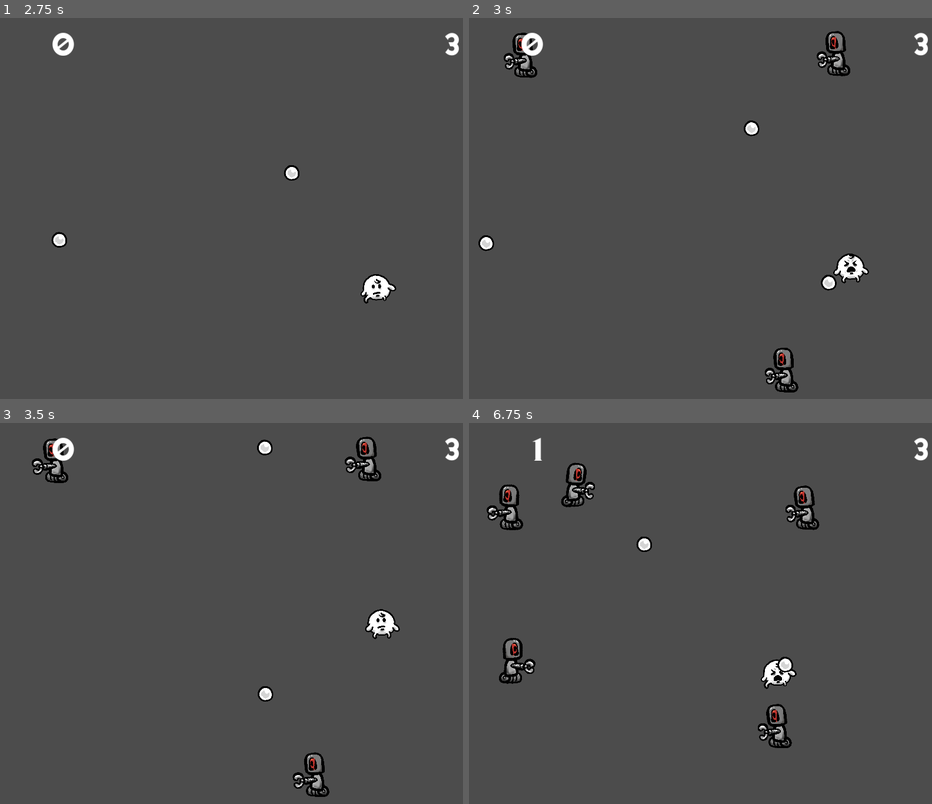
Above: before the commit, frames 1-4 (two rows, left to right).
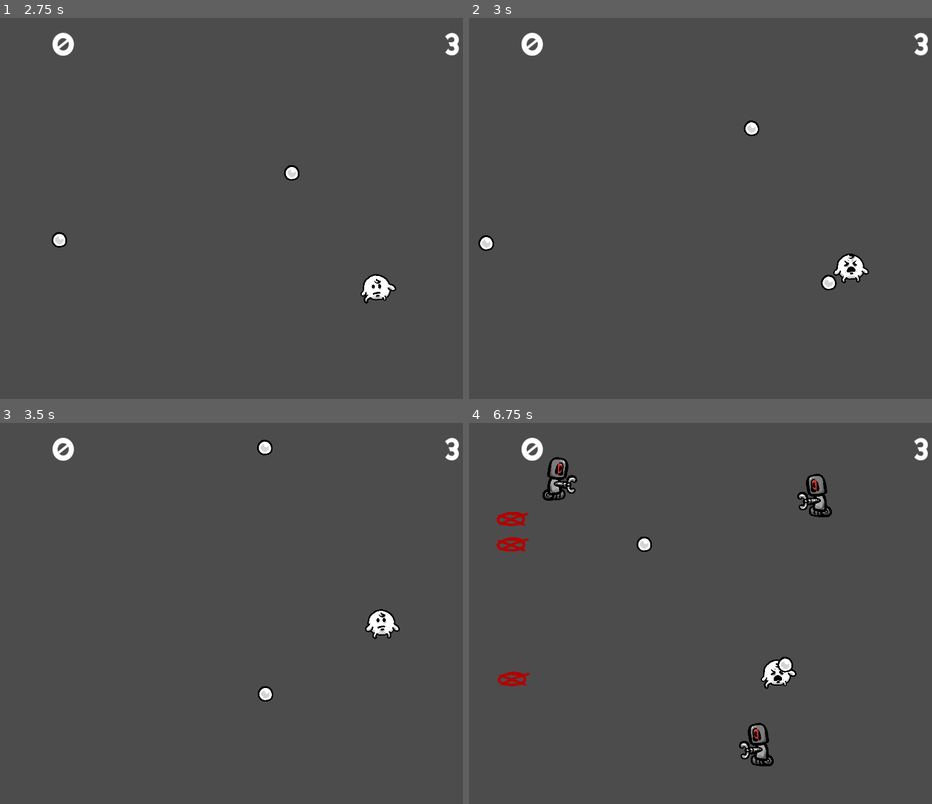
Above: after the commit, the same moments.

Repository: ashtrail/pew_godot
Game: Godot game, scene res://levels/Main.tscn
The game is run twice, just before and just after one commit, with the same random seed, the same clock (stepped at 60 frames per second) and the same inputs.
Inputs (mouse positions are in pixels of both pictures, inside the frame that each line leads up to):
- Up to frame 1 (2.75 s): move the mouse to (337, 193) at 0.52 s; hold Right (ui_right) 0.53-1.28 s; click (337, 193) at 0.6 s; move the mouse to (138, 235) at 1.27 s; hold Down (ui_down) 1.28-2.03 s; click (138, 235) at 1.35 s; move the mouse to (282, 128) at 2.02 s; hold Right (ui_right) from 2.03 s (still down); click (282, 128) at 2.1 s
- Up to frame 2 (3 s): move the mouse to (681, 292) at 2.77 s; release Right (ui_right) at 2.78 s; hold Up (ui_up) from 2.78 s (still down); click (681, 292) at 2.85 s
- Up to frame 3 (3.5 s): keep holding Up (ui_up)
- Up to frame 4 (6.75 s): move the mouse to (844, 678) at 3.52 s; release Up (ui_up) at 3.53 s; hold Left (ui_left) 3.53-5.03 s; click (844, 678) at 3.6 s; tap R (restart) at 4.15 s; move the mouse to (561, 560) at 4.27 s; click (561, 560) at 4.35 s; move the mouse to (728, 617) at 5.02 s; hold Down (ui_down) 5.03-5.78 s; click (728, 617) at 5.1 s; move the mouse to (635, 522) at 5.77 s; hold Right (ui_right) 5.78-6.53 s; click (635, 522) at 5.85 s; move the mouse to (806, 598) at 6.52 s; hold Up (ui_up) from 6.53 s (still down); click (806, 598) at 6.6 s

Frame 1 is identical in both runs. In frame 2, 1.4% of the frame differs, in the area x 7-83%, y 3-99%; in frame 3, 1.5%; in frame 4, 4.1%, in the area x 3-79%, y 3-91%.

Commit message:
Add enemy spawn animation

Diff:
--- a/entities/Enemy.gd
+++ b/entities/Enemy.gd
@@ -10,7 +10,12 @@
 
 func _ready():
 	add_to_group('enemies')
+	$CollisionPolygon2D.disabled = true
+	$AnimationPlayer.play('spawn')
+	yield($AnimationPlayer, 'animation_finished')
+	$CollisionPolygon2D.disabled = false
 	$AnimationPlayer.play('idle')
+	$ResetDirection.start()
 
 func _process(delta):
 	position += direction * SPEED * delta
--- a/entities/Enemy.tscn
+++ b/entities/Enemy.tscn
@@ -8,6 +8,7 @@
 [ext_resource path="res://sprites/enemy/enemy_hand_patella.png" type="Texture" id=6]
 [ext_resource path="res://sprites/enemy/enemy_hand_bottom-plier.png" type="Texture" id=7]
 [ext_resource path="res://sprites/enemy/enemy_hand_top-plier.png" type="Texture" id=8]
+[ext_resource path="res://sprites/enemy/spawn.png" type="Texture" id=9]
 
 [sub_resource type="Animation" id=1]
 
@@ -124,7 +125,50 @@
 "values": [ Vector2( 17.2134, 90.1441 ), Vector2( 17.2134, 85.1613 ), Vector2( 17.2134, 90.1441 ), Vector2( 17.2134, 98.2978 ), Vector2( 17.2134, 90.1441 ) ]
 }
 
-[node name="Enemy" type="Area2D"]
+[sub_resource type="Animation" id=2]
+
+resource_name = "spawn"
+length = 1.0
+loop = false
+step = 0.1
+tracks/0/type = "value"
+tracks/0/path = NodePath("Spawn:modulate")
+tracks/0/interp = 1
+tracks/0/loop_wrap = true
+tracks/0/imported = false
+tracks/0/enabled = true
+tracks/0/keys = {
+"times": PoolRealArray( 0, 0.3 ),
+"transitions": PoolRealArray( 1, 1 ),
+"update": 0,
+"values": [ Color( 1, 1, 1, 0 ), Color( 1, 1, 1, 1 ) ]
+}
+tracks/1/type = "value"
+tracks/1/path = NodePath("Spawn:visible")
+tracks/1/interp = 1
+tracks/1/loop_wrap = true
+tracks/1/imported = false
+tracks/1/enabled = true
+tracks/1/keys = {
+"times": PoolRealArray( 0, 0.5, 0.7, 0.8, 0.9, 1 ),
+"transitions": PoolRealArray( 1, 1, 1, 1, 1, 1 ),
+"update": 1,
+"values": [ true, false, true, false, true, false ]
+}
+tracks/2/type = "value"
+tracks/2/path = NodePath("Body:visible")
+tracks/2/interp = 1
+tracks/2/loop_wrap = true
+tracks/2/imported = false
+tracks/2/enabled = true
+tracks/2/keys = {
+"times": PoolRealArray( 0, 1 ),
+"transitions": PoolRealArray( 1, 1 ),
+"update": 1,
+"values": [ false, true ]
+}
+
+[node name="Enemy" type="Area2D" index="0"]
 
 z_index = 1
 input_pickable = true
@@ -147,13 +191,14 @@
 process_mode = 1
 wait_time = 0.5
 one_shot = false
-autostart = true
+autostart = false
 
 [node name="CollisionPolygon2D" type="CollisionPolygon2D" parent="." index="1"]
 
 visible = false
+position = Vector2( 1.35895, -0.452988 )
 build_mode = 0
-polygon = PoolVector2Array( -40.3067, -129.26, -22.7232, -137.074, 19.7702, -138.784, 44.6801, -126.329, 61.5309, -83.8356, 62.9962, -17.8976, 56.8909, -14.2344, 68.6132, 50.2384, 67.1479, 68.5545, 89.6157, 82.9632, 96.6979, 99.0813, 85.9524, 121.305, 65.1942, 131.074, 58.6004, 136.69, 15.1301, 136.69, -31.5149, 117.642, -42.2604, 111.781, -46.6563, 79.5442, -24.4327, 62.6933, -24.9211, 48.2847, -40.5509, 45.5983, -58.3786, 70.0198, -82.0674, 72.2177, -96.2319, 60.7396, -96.7203, 41.6908, -84.998, 33.3875, -68.3914, 39.0045, -63.7513, 33.1433, -68.8798, 15.0714, -87.4402, 27.7706, -103.314, 18.4904, -106.245, -7.88478, -74.741, -26.4451, -49.5869, -12.5249, -62.286, -91.1621 )
+polygon = PoolVector2Array( -45.4907, -134.808, -25.5593, -149.757, 29.7048, -150.663, 60.5078, -127.561, 67.3026, -31.5278, 56.8909, -14.2344, 68.6615, 54.0863, 94.4816, 69.9408, 96.6979, 99.0813, 74.5503, 126.111, -18.7646, 123.393, -42.2604, 111.781, -57.6307, 68.8537, -86.6217, 76.1014, -106.553, 54.3581, -108.818, -9.9657, -74.741, -26.4451, -49.5869, -12.5249, -57.2683, -92.2277 )
 
 [node name="AnimationPlayer" type="AnimationPlayer" parent="." index="2"]
 
@@ -163,14 +208,18 @@
 playback_default_blend_time = 0.0
 playback_speed = 1.0
 anims/idle = SubResource( 1 )
+anims/spawn = SubResource( 2 )
 blend_times = [  ]
 
 [node name="Body" type="Sprite" parent="." index="3"]
 
+editor/display_folded = true
+visible = false
+_sections_unfolded = [ "Visibility" ]
+
 [node name="Wheels" type="Sprite" parent="Body" index="0"]
 
-position = Vector2( 17.2134, 89.4398 )
-rotation = 0.00454162
+position = Vector2( 17.2134, 90.1441 )
 texture = ExtResource( 2 )
 offset = Vector2( -17.2934, -99.3856 )
 
@@ -182,15 +231,13 @@
 
 [node name="Head" type="Sprite" parent="Body" index="2"]
 
-position = Vector2( 7.41837, -19.2314 )
-rotation = -0.0170496
+position = Vector2( 7.41837, -20.3838 )
 texture = ExtResource( 4 )
 offset = Vector2( -1.62018, 7.3378 )
 
 [node name="Arm" type="Sprite" parent="Body" index="3"]
 
-position = Vector2( -6.18081, 19.4789 )
-scale = Vector2( 1.00794, 1 )
+position = Vector2( -5.26523, 19.4789 )
 texture = ExtResource( 5 )
 offset = Vector2( 5.26523, -19.4789 )
 
@@ -203,18 +250,24 @@
 [node name="BottomPlier" type="Sprite" parent="Body/Arm/Hand" index="0"]
 
 position = Vector2( 0.905945, 9.96567 )
-rotation = -0.0566515
 texture = ExtResource( 7 )
 offset = Vector2( 52.357, -32.6155 )
 
 [node name="TopPlier" type="Sprite" parent="Body/Arm/Hand" index="1"]
 
 position = Vector2( -1.35898, -14.9485 )
-rotation = 0.0914301
 texture = ExtResource( 8 )
 offset = Vector2( 56.4526, -7.70132 )
 _sections_unfolded = [ "Animation", "Region" ]
 
+[node name="Spawn" type="Sprite" parent="." index="4"]
+
+visible = false
+show_behind_parent = true
+position = Vector2( 32.6149, 99.2036 )
+texture = ExtResource( 9 )
+_sections_unfolded = [ "Visibility" ]
+
 [connection signal="area_entered" from="." to="." method="_on_Enemy_area_entered"]
 
 [connection signal="body_entered" from="." to="." method="_on_Enemy_body_entered"]
--- a/entities/Player.tscn
+++ b/entities/Player.tscn
@@ -516,7 +516,7 @@
 custom_solver_bias = 0.0
 radius = 89.8103
 
-[node name="Player" type="KinematicBody2D" index="0"]
+[node name="Player" type="KinematicBody2D"]
 
 position = Vector2( 4.05205, -0.0920916 )
 input_pickable = false
--- a/levels/Main.tscn
+++ b/levels/Main.tscn
@@ -130,11 +130,7 @@
 position = Vector2( 240, 2400 )
 shape = SubResource( 3 )
 
-[connection signal="game_over" from="Player" to="." method="_on_Player_game_over"]
-
 [connection signal="hp_updated" from="Player" to="UI/HUD" method="_on_Player_hp_updated"]
-
-[connection signal="score_updated" from="Player" to="." method="_on_Player_score_updated"]
 
 [connection signal="score_updated" from="Player" to="UI/HUD" method="_on_Player_score_updated"]
 
Not shown: 1 places in entities/Enemy.tscn that only renumber resources
Binary file added: sprites/enemy/spawn.png
Not shown, added: sprites/enemy/spawn.png.import
